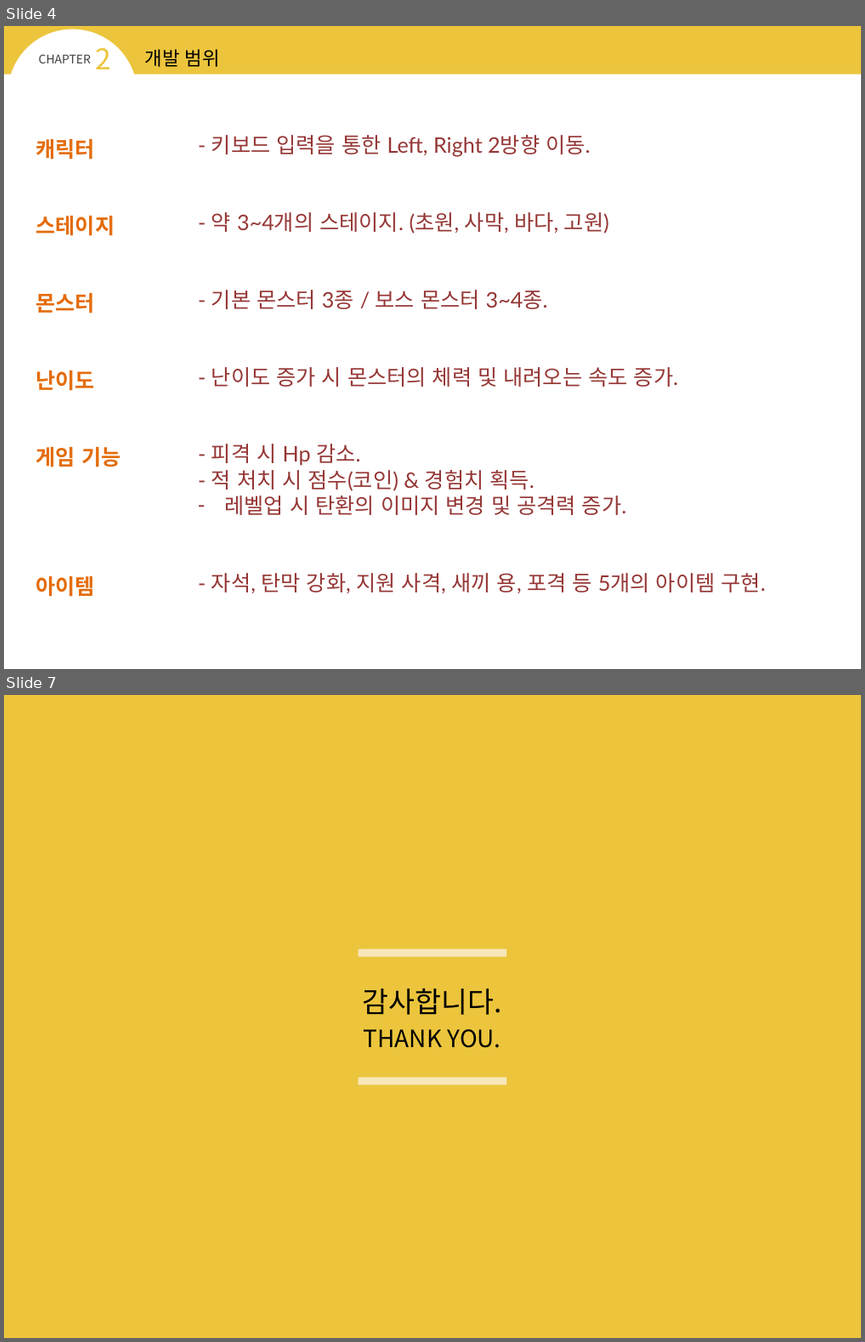
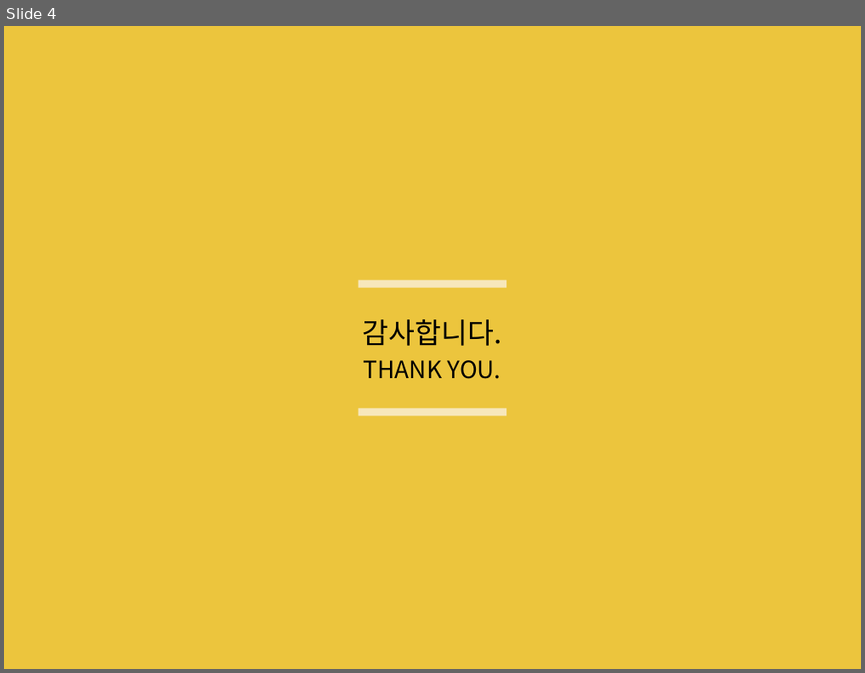
Before and after one commit to sinyoungheo/2014180044-2DGP-PROJECT, a slide deck: PPT/Project_03.pptx. Shown one above the other, each under a label of ours: slides 4 and 7 before the commit, slide 4 after it; the slides between them are not shown. The pictures are 865x1342 and 865x673 pixels, drawn with LibreOffice and Linux fonts; fonts in the diff are those of the drawing. Boxes give left, top, right and bottom in pixels: in the first picture for what was removed or moved away, otherwise in the second. Text is boxed around its words. In the diff, an @@ line names an element or a change of style, - is before the commit and + after.

```diff
--- a/PPT/Project_03.pptx
+++ b/PPT/Project_03.pptx
@@ slide 4 removed at <box>4,26,861,669</box>, background #FFFFFF @@
@@ freeform shape removed at <box>4,26,861,74</box> @@
@@ text removed at <box>96,40,112,69</box> @@
-2
@@ text removed at <box>145,49,220,67</box> @@
-개발 범위
@@ text removed at <box>39,54,91,63</box> @@
-CHAPTER
@@ text removed at <box>36,139,120,596</box> @@
-캐릭터
-스테이지
-몬스터
-난이도
-게임 기능
-아이템
@@ text removed at <box>211,135,765,593</box> @@
-- 키보드 입력을 통한 Left, Right 2방향 이동.
-- 약 3~4개의 스테이지. (초원, 사막, 바다, 고원)
-- 기본 몬스터 3종 / 보스 몬스터 3~4종.
-- 난이도 증가 시 몬스터의 체력 및 내려오는 속도 증가.
-- 피격 시 Hp 감소.
-- 적 처치 시 점수(코인) & 경험치 획득.
-– 레벨업 시 탄환의 이미지 변경 및 공격력 증가.
-- 자석, 탄막 강화, 지원 사격, 새끼 용, 포격 등 5개의 아이템 구현.
@@ what was slide 7 is now slide 4 @@
```
Also in this commit, not shown: 3 slides changed, 2 other slides removed.
